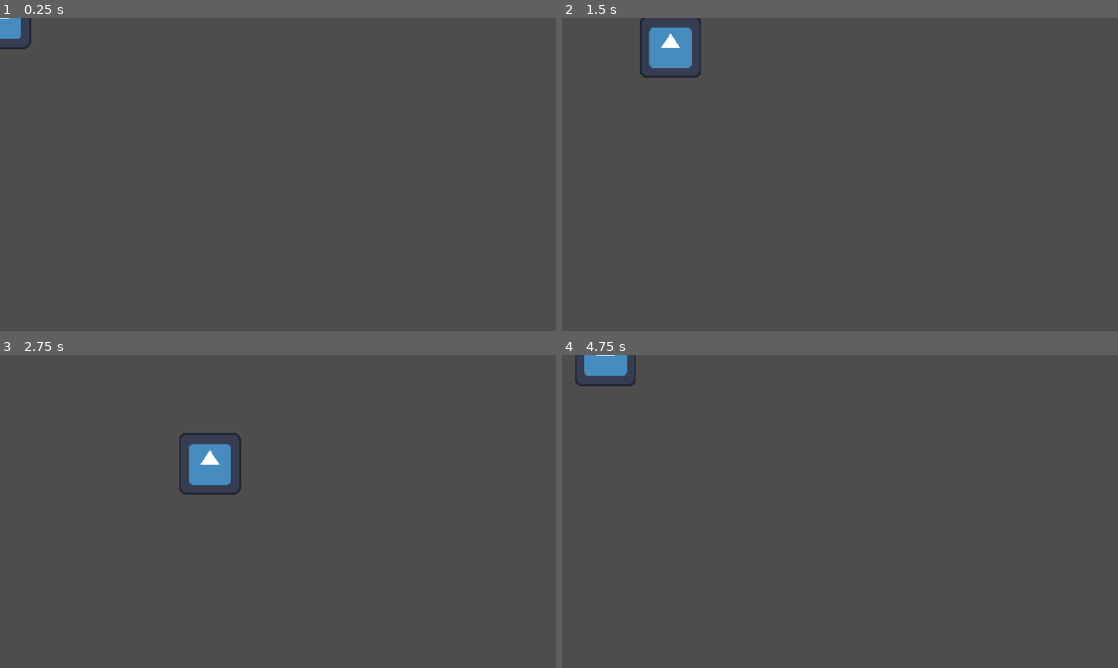
Above: before the commit, frames 1-4 (two rows, left to right).
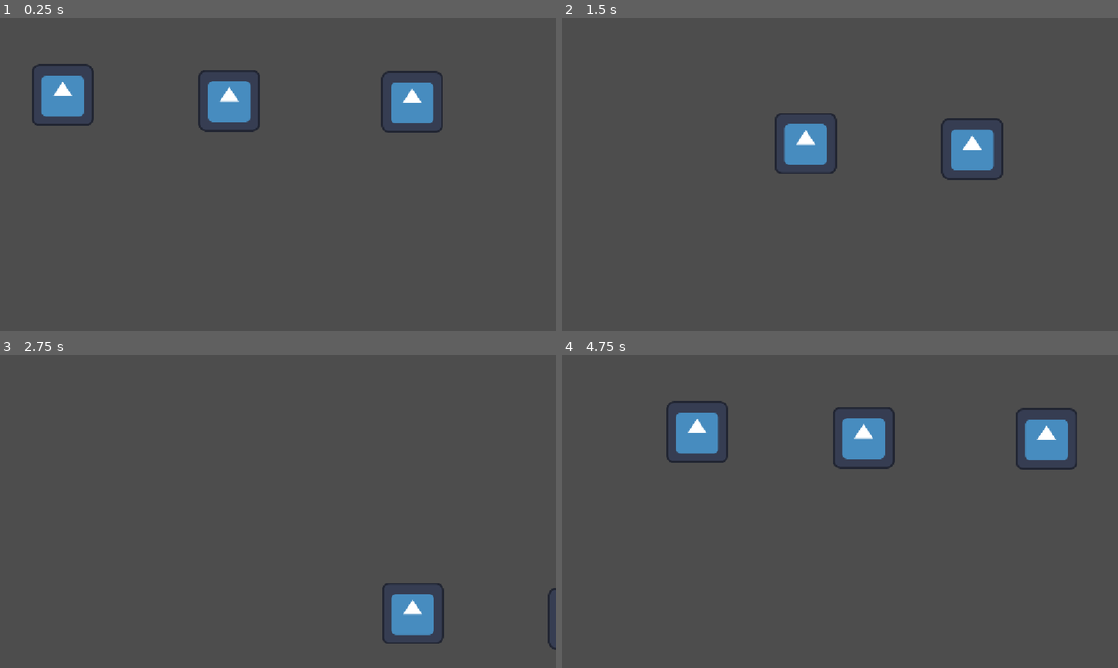
Above: after the commit, the same moments.

Repository: tszyana/SenselessChefs
Game: Godot game, scene res://scenes/main.tscn
Same seed, same stepped clock (60 frames per second), same inputs: the game is played once before the commit and once after it. This scene is started directly instead of the project's main scene. The engine's default icon, where the game draws it, is replaced by a stand-in: a white triangle on a blue panel in a dark square.
Inputs:
- Up to frame 1 (0.25 s): no input
- Up to frame 2 (1.5 s): tap Enter at 0.5 s; hold Right (right) 0.53-1.28 s; hold S (down) from 1.28 s (still down)
- Up to frame 3 (2.75 s): release S (down) at 2.03 s; hold Right (right) from 2.03 s (still down)
- Up to frame 4 (4.75 s): release Right (right) at 2.78 s; hold Up (up) 2.78-3.53 s; hold Left (left) from 3.53 s (still down)

The runs differ from the first frame. In frame 1, 4.2% of the frame differs, in the area x 0-80%, y 0-37%; in frame 2, 3.8%; in frame 3, 2.6%; in frame 4, 4.5%, in the area x 2-93%, y 0-37%.

Commit message:
added colliders to players

Diff:
--- a/scenes/main.tscn
+++ b/scenes/main.tscn
@@ -9,7 +9,10 @@
 [node name="Players" type="Node2D" parent="." unique_id=1076948618]
 
 [node name="MutePlayer" parent="Players" unique_id=102776357 instance=ExtResource("1_sugp2")]
+position = Vector2(130, 160)
 
 [node name="DeafPlayer" parent="Players" unique_id=1240639144 instance=ExtResource("2_jyhfs")]
+position = Vector2(854, 174)
 
 [node name="BlindPlayer" parent="Players" unique_id=1041076819 instance=ExtResource("3_tbgi4")]
+position = Vector2(475, 171)
--- a/scenes/player_blind.tscn
+++ b/scenes/player_blind.tscn
@@ -2,9 +2,23 @@
 
 [ext_resource type="Script" uid="uid://cj52ugtxgj3r5" path="res://scripts/player_blind.gd" id="1_gsrh2"]
 [ext_resource type="Texture2D" uid="uid://cq05kg8a0kkrb" path="res://icon.svg" id="1_vcg84"]
+
+[sub_resource type="CircleShape2D" id="CircleShape2D_0wdwo"]
+radius = 131.03435
+
+[sub_resource type="RectangleShape2D" id="RectangleShape2D_gsrh2"]
 
 [node name="BlindPlayer" type="CharacterBody2D" unique_id=102776357]
 script = ExtResource("1_gsrh2")
 
 [node name="Sprite2D" type="Sprite2D" parent="." unique_id=1505591876]
 texture = ExtResource("1_vcg84")
+
+[node name="VisionArea" type="Area2D" parent="." unique_id=915287116]
+
+[node name="CollisionShape2D" type="CollisionShape2D" parent="VisionArea" unique_id=48018900]
+shape = SubResource("CircleShape2D_0wdwo")
+
+[node name="CollisionShape2D" type="CollisionShape2D" parent="." unique_id=815507105]
+scale = Vector2(6.0400004, 6.2799993)
+shape = SubResource("RectangleShape2D_gsrh2")
--- a/scenes/player_deaf.tscn
+++ b/scenes/player_deaf.tscn
@@ -2,9 +2,15 @@
 
 [ext_resource type="Texture2D" uid="uid://cq05kg8a0kkrb" path="res://icon.svg" id="1_108kv"]
 [ext_resource type="Script" uid="uid://bn102hmfj1avg" path="res://scripts/player_deaf.gd" id="1_xrjhm"]
+
+[sub_resource type="RectangleShape2D" id="RectangleShape2D_xrjhm"]
 
 [node name="DeafPlayer" type="CharacterBody2D" unique_id=102776357]
 script = ExtResource("1_xrjhm")
 
 [node name="Sprite2D" type="Sprite2D" parent="." unique_id=1505591876]
 texture = ExtResource("1_108kv")
+
+[node name="CollisionShape2D" type="CollisionShape2D" parent="." unique_id=965082416]
+scale = Vector2(6.0400004, 6.2799993)
+shape = SubResource("RectangleShape2D_xrjhm")
--- a/scenes/player_mute.tscn
+++ b/scenes/player_mute.tscn
@@ -2,9 +2,15 @@
 
 [ext_resource type="Script" uid="uid://bkmkatvx4bi6o" path="res://scripts/player_mute.gd" id="1_oafx3"]
 [ext_resource type="Texture2D" uid="uid://cq05kg8a0kkrb" path="res://icon.svg" id="1_y173q"]
+
+[sub_resource type="RectangleShape2D" id="RectangleShape2D_0wdwo"]
 
 [node name="MutePlayer" type="CharacterBody2D" unique_id=102776357]
 script = ExtResource("1_oafx3")
 
 [node name="Sprite2D" type="Sprite2D" parent="." unique_id=1505591876]
 texture = ExtResource("1_y173q")
+
+[node name="CollisionShape2D" type="CollisionShape2D" parent="." unique_id=1744599076]
+scale = Vector2(6.0400004, 6.2799993)
+shape = SubResource("RectangleShape2D_0wdwo")
--- a/scripts/player_blind.gd
+++ b/scripts/player_blind.gd
@@ -12,6 +12,7 @@
 		update_action_sprite()
 
 	move_and_slide()
+	update_vision()
 
 func update_action_sprite() -> void:
 	match state:
@@ -21,3 +22,6 @@
 			pass
 		State.STIR:
 			pass
+
+func update_vision() -> void:
+	pass
--- a/scripts/player_movement.gd
+++ b/scripts/player_movement.gd
@@ -2,7 +2,7 @@
 extends CharacterBody2D
 
 
-const SPEED = 300.0
+const SPEED = 500.0
 
 # processes arrow keys for movement
 func process_movement() -> void:
--- a/scripts/player_mute.gd
+++ b/scripts/player_mute.gd
@@ -1,5 +1,7 @@
 # mute player
 extends PlayerMovement
+
+enum State {}
 
 func _physics_process(delta: float) -> void:
 	process_movement()
